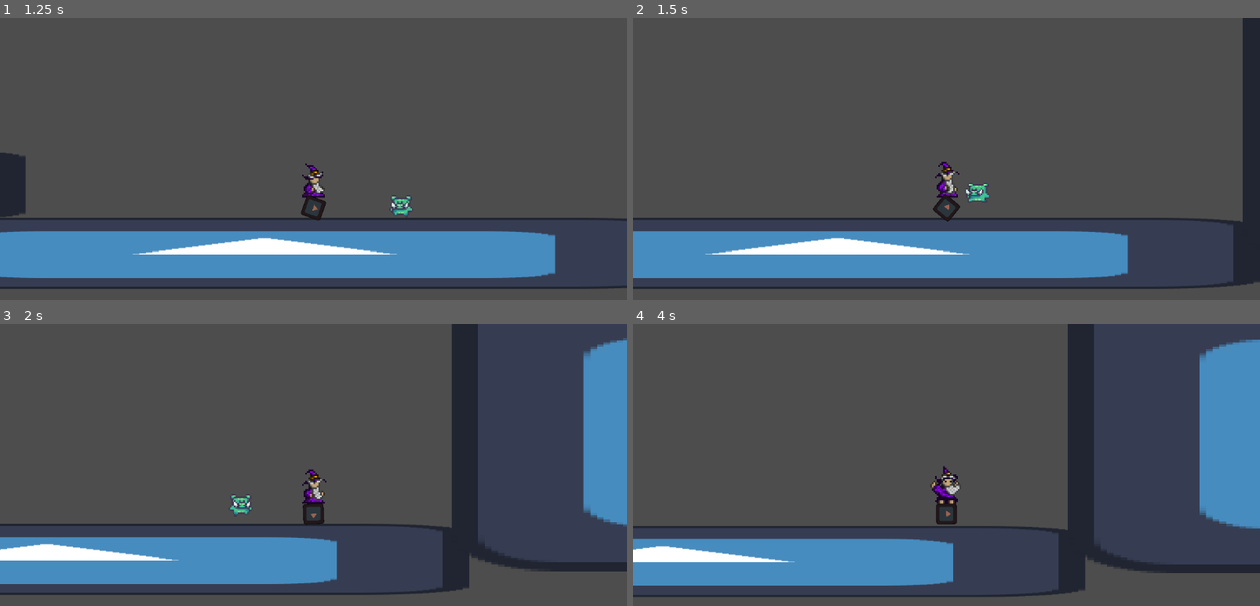
Above: before the commit, frames 1-4 (two rows, left to right).
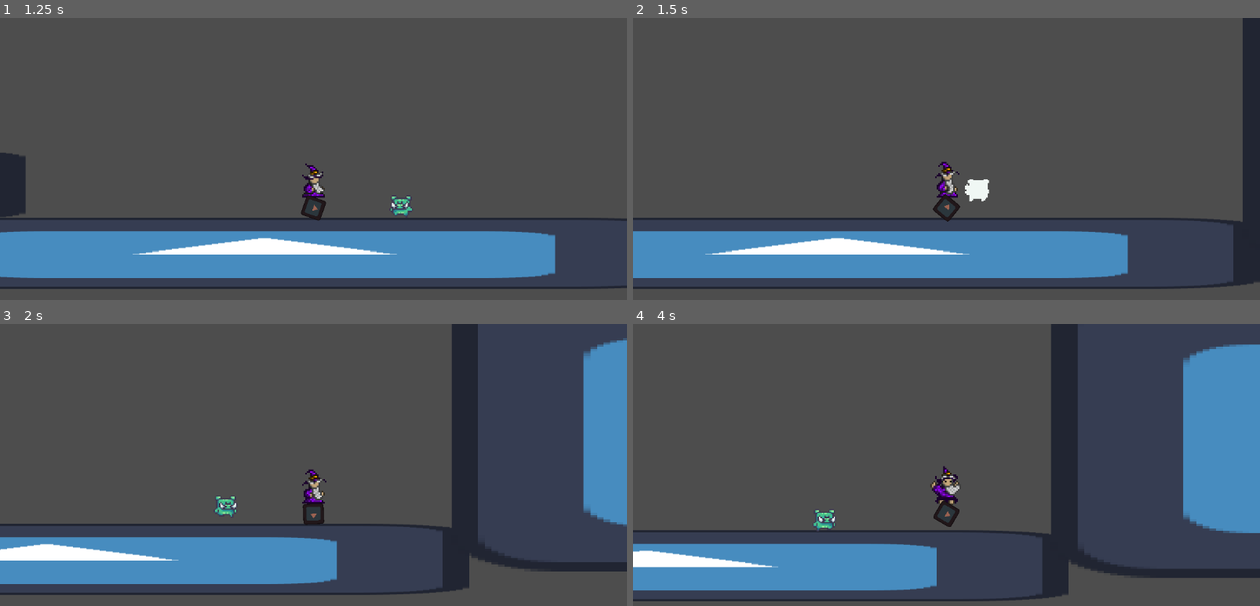
Above: after the commit, the same moments.

Repository: 3k2ng/jame-bucket
Game: Godot game, scene res://scenes/level.tscn
The game is run twice, just before and just after one commit, with the same random seed, the same clock (stepped at 60 frames per second) and the same inputs. The engine's default icon, where the game draws it, is replaced by a stand-in: a white triangle on a blue panel in a dark square.
Inputs:
- Up to frame 1 (1.25 s): hold Right (right) from 0.53 s (still down); tap X (kick) at 0.6 s; tap Z (jump) at 0.77 s
- Up to frame 2 (1.5 s): keep holding Right (right); tap X (kick) at 1.35 s
- Up to frame 3 (2 s): keep holding Right (right); tap Z (jump) at 1.52 s
- Up to frame 4 (4 s): release Right (right) at 2.03 s; hold Left (left) 2.03-2.78 s; tap X (kick) at 2.1, 2.85, 3.6 s; hold Right (right) from 2.78 s (still down); tap Z (jump) at 3.02, 3.77 s

Frame 1 is identical in both runs. In frame 2, 0.3% of the frame differs, in the area x 52-57%, y 57-66%; in frame 3, 0.2%; in frame 4, 13%, in the area x 0-100%, y 0-99%.

Commit message:
enemy death anim

Diff:
--- a/scenes/enemy.tscn
+++ b/scenes/enemy.tscn
@@ -1,6 +1,8 @@
-[gd_scene load_steps=12 format=3 uid="uid://dowixos6x5gas"]
+[gd_scene load_steps=23 format=3 uid="uid://dowixos6x5gas"]
 
 [ext_resource type="Script" uid="uid://dpi1a584fchit" path="res://scripts/enemy.gd" id="1_md0e3"]
+[ext_resource type="Texture2D" uid="uid://7kdtwj34q1qf" path="res://assets/Kings and Pigs/03-Pig/Hit (34x28).png" id="2_4ra3w"]
+[ext_resource type="Texture2D" uid="uid://cghf51armhec4" path="res://assets/Kings and Pigs/03-Pig/Dead (34x28).png" id="2_5uy6h"]
 [ext_resource type="Texture2D" uid="uid://cyrcgs2uq5v85" path="res://assets/Kings and Pigs/03-Pig/Run (34x28).png" id="2_md0e3"]
 
 [sub_resource type="RectangleShape2D" id="RectangleShape2D_5uy6h"]
@@ -8,6 +10,30 @@
 
 [sub_resource type="RectangleShape2D" id="RectangleShape2D_md0e3"]
 size = Vector2(50, 52)
+
+[sub_resource type="AtlasTexture" id="AtlasTexture_w8i8w"]
+atlas = ExtResource("2_5uy6h")
+region = Rect2(0, 0, 34, 28)
+
+[sub_resource type="AtlasTexture" id="AtlasTexture_otmr2"]
+atlas = ExtResource("2_5uy6h")
+region = Rect2(34, 0, 34, 28)
+
+[sub_resource type="AtlasTexture" id="AtlasTexture_wtq4b"]
+atlas = ExtResource("2_5uy6h")
+region = Rect2(68, 0, 34, 28)
+
+[sub_resource type="AtlasTexture" id="AtlasTexture_j0cyh"]
+atlas = ExtResource("2_5uy6h")
+region = Rect2(102, 0, 34, 28)
+
+[sub_resource type="AtlasTexture" id="AtlasTexture_ipns3"]
+atlas = ExtResource("2_4ra3w")
+region = Rect2(0, 0, 34, 28)
+
+[sub_resource type="AtlasTexture" id="AtlasTexture_8qclf"]
+atlas = ExtResource("2_4ra3w")
+region = Rect2(34, 0, 34, 28)
 
 [sub_resource type="AtlasTexture" id="AtlasTexture_4ra3w"]
 atlas = ExtResource("2_md0e3")
@@ -37,6 +63,34 @@
 animations = [{
 "frames": [{
 "duration": 1.0,
+"texture": SubResource("AtlasTexture_w8i8w")
+}, {
+"duration": 1.0,
+"texture": SubResource("AtlasTexture_otmr2")
+}, {
+"duration": 1.0,
+"texture": SubResource("AtlasTexture_wtq4b")
+}, {
+"duration": 1.0,
+"texture": SubResource("AtlasTexture_j0cyh")
+}],
+"loop": false,
+"name": &"die",
+"speed": 8.0
+}, {
+"frames": [{
+"duration": 1.0,
+"texture": SubResource("AtlasTexture_ipns3")
+}, {
+"duration": 1.0,
+"texture": SubResource("AtlasTexture_8qclf")
+}],
+"loop": true,
+"name": &"hurt",
+"speed": 8.0
+}, {
+"frames": [{
+"duration": 1.0,
 "texture": SubResource("AtlasTexture_4ra3w")
 }, {
 "duration": 1.0,
@@ -59,6 +113,58 @@
 "speed": 8.0
 }]
 
+[sub_resource type="Animation" id="Animation_5uy6h"]
+resource_name = "die"
+length = 5.0
+step = 0.1
+tracks/0/type = "value"
+tracks/0/imported = false
+tracks/0/enabled = true
+tracks/0/path = NodePath("SpriteOrigin/AnimatedSprite2D:modulate")
+tracks/0/interp = 1
+tracks/0/loop_wrap = true
+tracks/0/keys = {
+"times": PackedFloat32Array(0, 4, 5),
+"transitions": PackedFloat32Array(1, 1, 1),
+"update": 0,
+"values": [Color(1, 0, 0, 1), Color(1, 0, 0, 1), Color(1, 0, 0, 0)]
+}
+tracks/1/type = "method"
+tracks/1/imported = false
+tracks/1/enabled = true
+tracks/1/path = NodePath(".")
+tracks/1/interp = 1
+tracks/1/loop_wrap = true
+tracks/1/keys = {
+"times": PackedFloat32Array(5),
+"transitions": PackedFloat32Array(1),
+"values": [{
+"args": [],
+"method": &"queue_free"
+}]
+}
+
+[sub_resource type="Animation" id="Animation_c4w8v"]
+length = 0.001
+tracks/0/type = "value"
+tracks/0/imported = false
+tracks/0/enabled = true
+tracks/0/path = NodePath("SpriteOrigin/AnimatedSprite2D:modulate")
+tracks/0/interp = 1
+tracks/0/loop_wrap = true
+tracks/0/keys = {
+"times": PackedFloat32Array(0),
+"transitions": PackedFloat32Array(1),
+"update": 0,
+"values": [Color(1, 1, 1, 1)]
+}
+
+[sub_resource type="AnimationLibrary" id="AnimationLibrary_c4w8v"]
+_data = {
+&"RESET": SubResource("Animation_c4w8v"),
+&"die": SubResource("Animation_5uy6h")
+}
+
 [node name="Enemy" type="CharacterBody2D" groups=["enemy"]]
 collision_layer = 2
 script = ExtResource("1_md0e3")
@@ -77,6 +183,10 @@
 position = Vector2(-7, -11)
 scale = Vector2(2.42857, 2.42857)
 sprite_frames = SubResource("SpriteFrames_ipns3")
-animation = &"run"
+animation = &"die"
 autoplay = "run"
-frame_progress = 0.579827
+
+[node name="AnimationPlayer" type="AnimationPlayer" parent="."]
+libraries = {
+&"": SubResource("AnimationLibrary_c4w8v")
+}
--- a/scripts/enemy.gd
+++ b/scripts/enemy.gd
@@ -1,38 +1,59 @@
 extends CharacterBody2D
+
+@onready var player: CharacterBody2D = get_tree().get_first_node_in_group("player")
+@onready var sprite_origin: Node2D = $SpriteOrigin
+@onready var animated_sprite_2d: AnimatedSprite2D = $SpriteOrigin/AnimatedSprite2D
+@onready var animation_player: AnimationPlayer = $AnimationPlayer
 
 const SPEED = 100.0
 const JUMP_VELOCITY = -400.0
 const ACCEL = 300.0
 
-const MAX_HEALTH: int = 20
+const MAX_HEALTH: int = 15
 var health: int = MAX_HEALTH
 
-@onready var player: CharacterBody2D = get_tree().get_first_node_in_group("player")
-@onready var animated_sprite_2d: AnimatedSprite2D = $AnimatedSprite2D
-@onready var sprite_origin: Node2D = $SpriteOrigin
+const SLIDING_DECEL = 400.0
 
 func _physics_process(delta: float) -> void:
 	# Add the gravity.
 	if not is_on_floor():
 		velocity += get_gravity() * delta
 
-	var direction = sign((player.position - position).x)
-	if direction:
-		velocity.x = move_toward(velocity.x, direction * SPEED, ACCEL * delta)
-		sprite_origin.scale.x = -abs(sprite_origin.scale.x) * direction
+	if health > 0:
+		var direction = sign((player.position - position).x)
+		if direction:
+			velocity.x = move_toward(velocity.x, direction * SPEED, ACCEL * delta)
+			sprite_origin.scale.x = -abs(sprite_origin.scale.x) * direction
+		else:
+			velocity.x = move_toward(velocity.x, 0, SPEED * delta)
 	else:
-		velocity.x = move_toward(velocity.x, 0, SPEED)
+		if is_on_floor():
+			velocity.x = move_toward(velocity.x, 0, SLIDING_DECEL * delta)
+
+	handle_sprite()
 
 	move_and_slide()
 
-const X_KNOCKBACK = 300.0
+const MAX_HURT_FRAMES = 20
+var hurt_frames: int
+func handle_sprite() -> void:
+	if health <= 0:
+		if animated_sprite_2d.animation != "die":
+			animated_sprite_2d.play("die")
+	elif hurt_frames > 0:
+		animated_sprite_2d.play("hurt")
+		hurt_frames -= 1
+	else:
+		animated_sprite_2d.play("run")
+
+const X_KNOCKBACK = 250.0
 const Y_KNOCKBACK = -300.0
 func take_damage(bucket: RigidBody2D, damage: int) -> void:
+	# Knockback
+	velocity = Vector2(sign(position.x - player.position.x) * X_KNOCKBACK, Y_KNOCKBACK)
+	# Decrease health
 	health -= damage
 	if health <= 0:
-		die()
+		animation_player.play("die")
 	else:
-		velocity = Vector2(sign(position.x - player.position.x) * X_KNOCKBACK, Y_KNOCKBACK)
-
-func die() -> void:
-	queue_free()
+		hurt_frames = MAX_HURT_FRAMES
